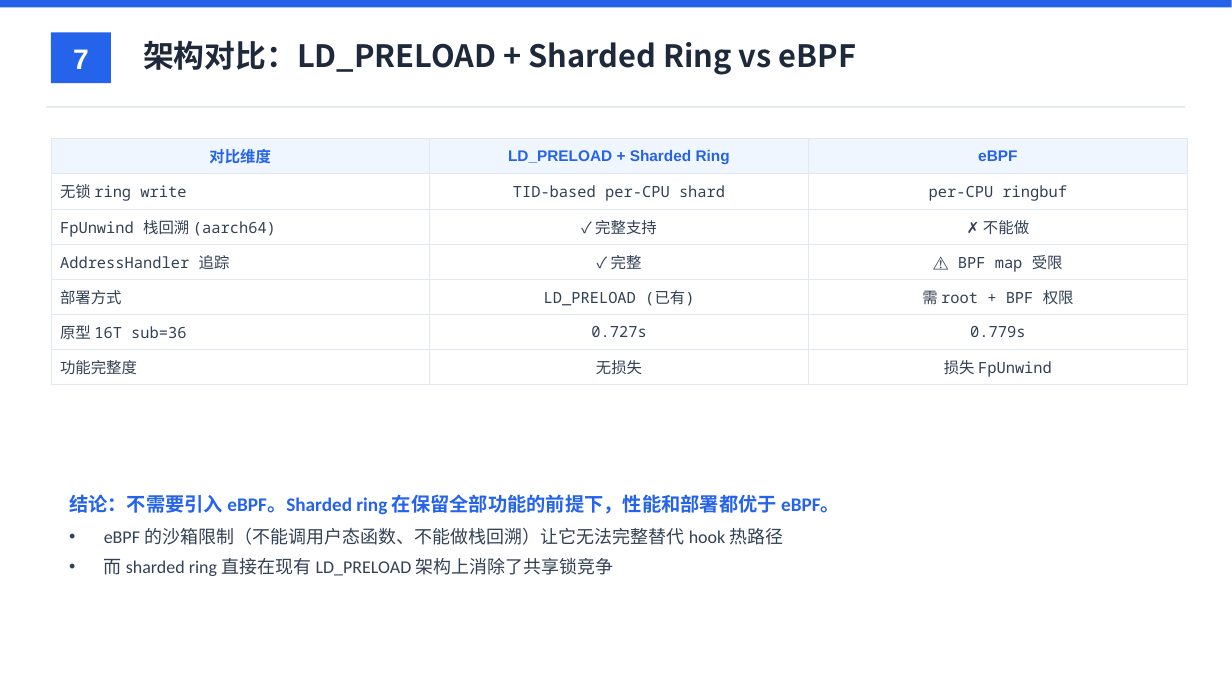
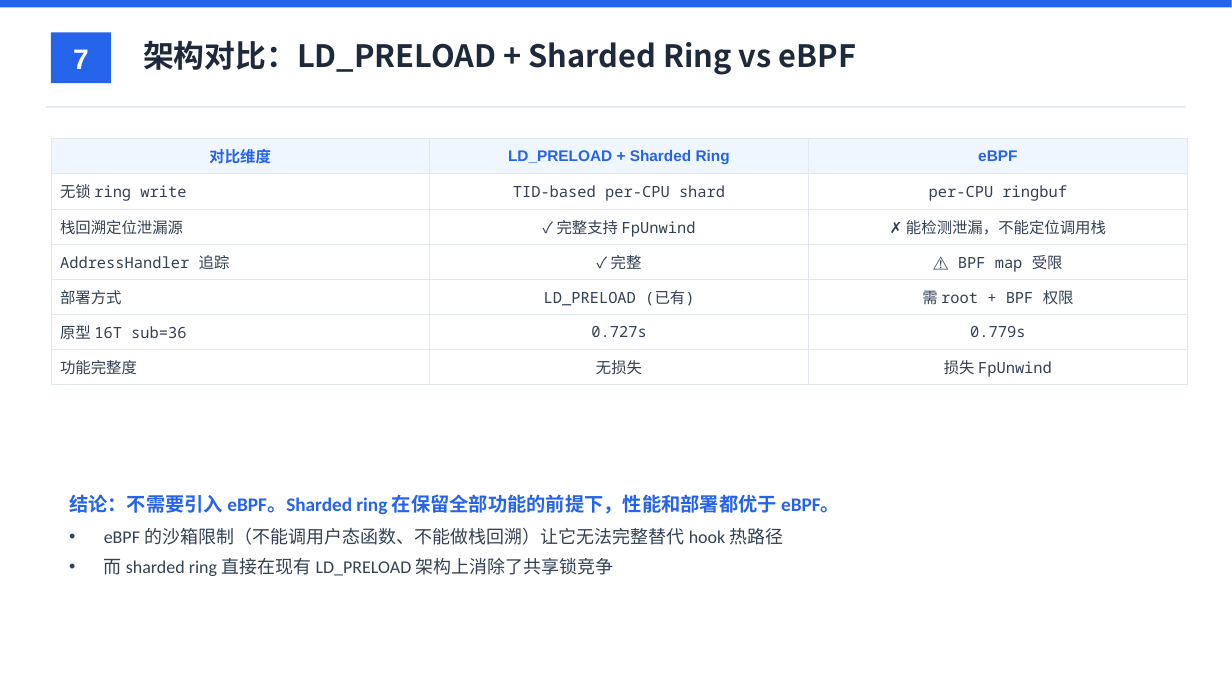
Before and after one commit to YiChiChen1106/Nativehook_linux_planb, a slide deck: slide 7 of presentation/native_hook_progress_2026-06-11.pptx. Drawn at 1232x693 pixels with LibreOffice and Linux fonts; fonts in the diff are those of the drawing. Boxes give left, top, right and bottom in pixels: in the first picture for what was removed or moved away, otherwise in the second. Text is boxed around its words. In the diff, an @@ line names an element or a change of style, - is before the commit and + after.

```diff
--- a/presentation/native_hook_progress_2026-06-11.pptx
+++ b/presentation/native_hook_progress_2026-06-11.pptx
@@ table at [51, 139, 1188, 381] @@
-row 3: FpUnwind 栈回溯 (aarch64) | ✓ 完整支持 | ✗ 不能做
+row 3: 栈回溯定位泄漏源 | ✓ 完整支持 FpUnwind | ✗ 能检测泄漏，不能定位调用栈
```
Also in this commit, not shown: 3 other files.
